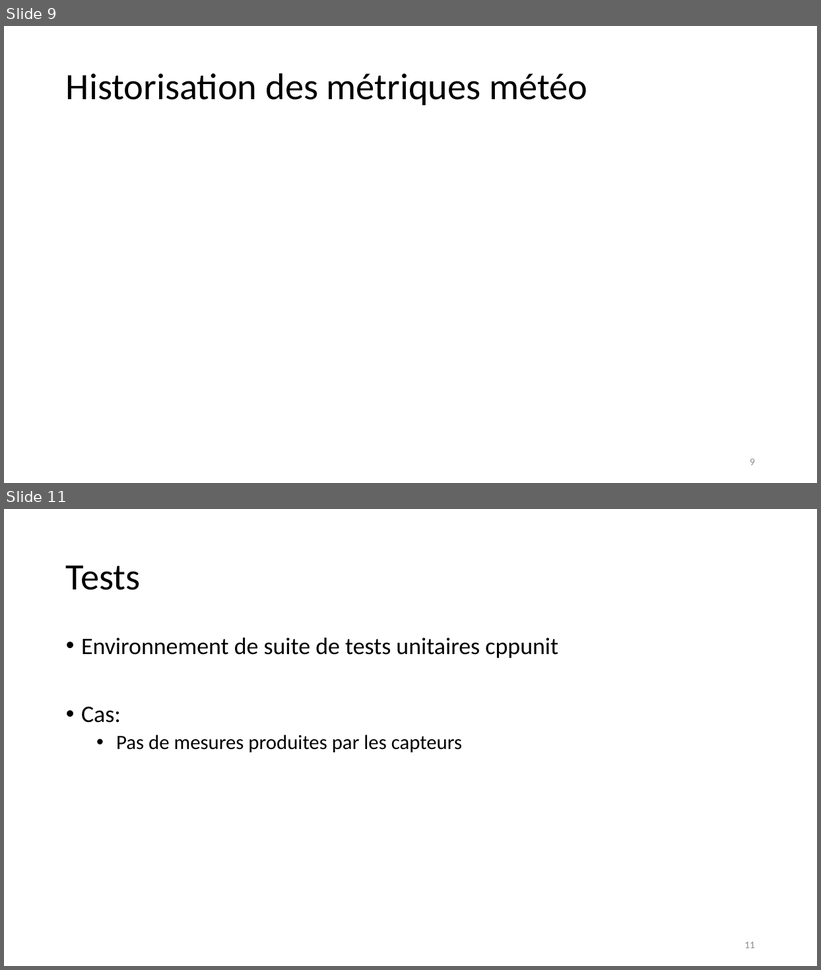
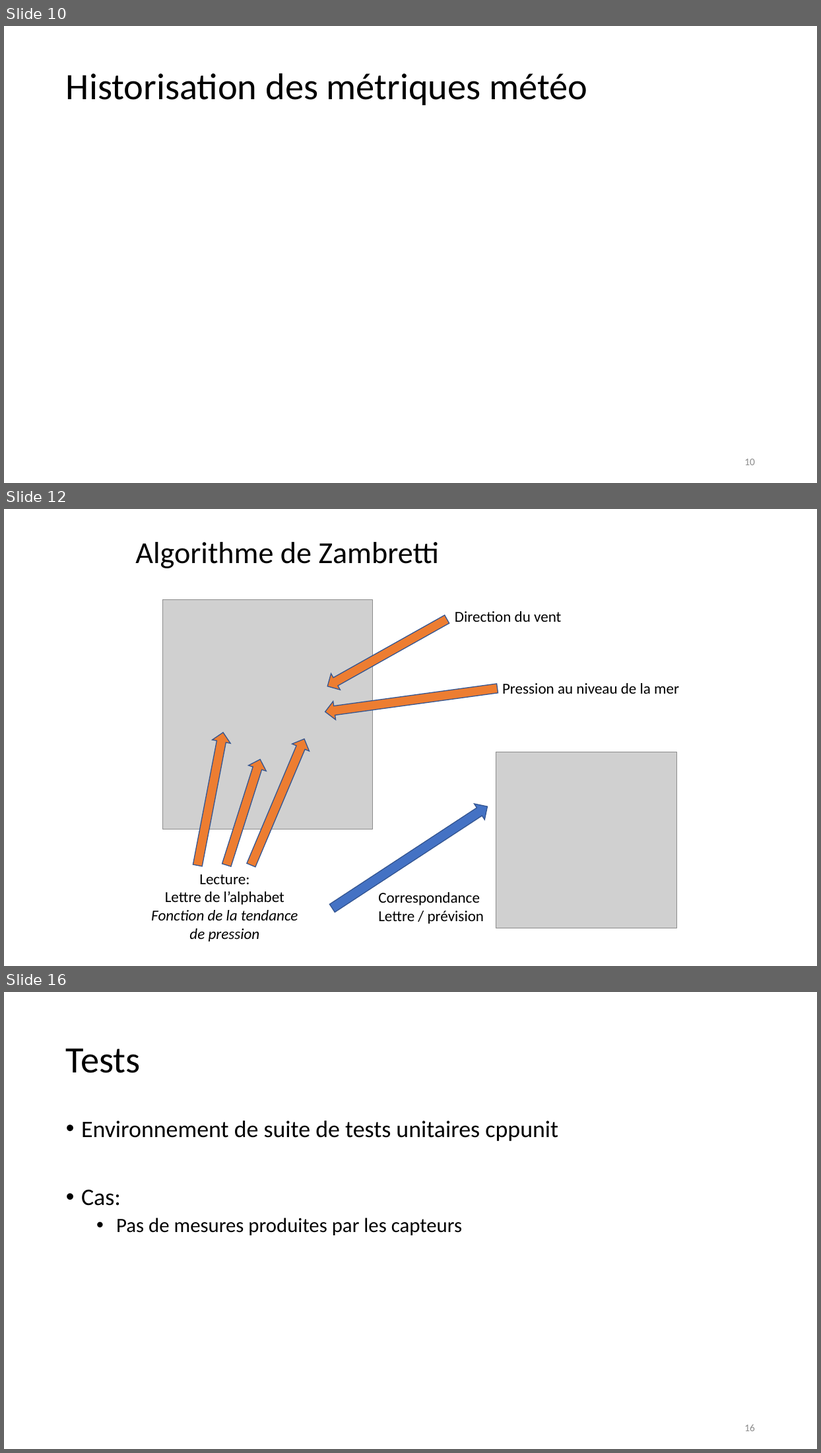
Before and after one commit to jeromelane/WeatherCheckingRpi, a slide deck: weathercheckingrpi/doc/Presentations/projet_meteo_JL_KG_16042019v1.pptx. Shown one above the other, each under a label of ours: slides 9 and 11 before the commit, slides 10, 12 and 16 after it; the slides between them are not shown. The pictures are 821x970 and 821x1453 pixels, drawn with LibreOffice and Linux fonts; fonts in the diff are those of the drawing; grey boxes stand for pictures. Boxes give left, top, right and bottom in pixels: in the first picture for what was removed or moved away, otherwise in the second. Text is boxed around its words. In the diff, an @@ line names an element or a change of style, - is before the commit and + after.

```diff
--- a/weathercheckingrpi/doc/Presentations/projet_meteo_JL_KG_16042019v1.pptx
+++ b/weathercheckingrpi/doc/Presentations/projet_meteo_JL_KG_16042019v1.pptx
@@ slide 12 added at (4,509,817,966), background #FFFFFF @@
@@ title added at (135,542,439,568), 36 pt, text #000000 @@
+Algorithme de Zambretti
@@ picture added at (162,599,372,829) @@
@@ down arrow added at (323,611,452,695), fill #ED7D31, outline #325491 1 pt @@
@@ text added at (455,611,561,622), 18 pt, text #000000 @@
+Direction du vent
@@ down arrow added at (324,679,499,722), fill #ED7D31, outline #325491 1 pt @@
@@ text added at (502,683,679,694), 18 pt, text #000000 @@
+Pression au niveau de la mer
@@ down arrow added at (188,731,232,867), fill #ED7D31, outline #325491 1 pt @@
@@ down arrow added at (243,735,314,869), fill #ED7D31, outline #325491 1 pt @@
@@ down arrow added at (218,757,269,869), fill #ED7D31, outline #325491 1 pt @@
@@ picture added at (496,752,677,928) @@
@@ down arrow added at (327,799,492,917), fill #4472C4, outline #325491 1 pt @@
@@ text added at (151,875,298,942), 18 pt, text #000000, italic @@
+Lecture:
+Lettre de l’alphabet
+Fonction de la tendance
+de pression
@@ text added at (378,892,484,924), 18 pt, text #000000 @@
+Correspondance
+Lettre / prévision
@@ what was slide 9 is now slide 10 @@
@@ page number at (745,459,755,466): text changed @@
-9
+10
@@ what was slide 11 is now slide 16 @@
@@ page number at (745,1424,755,1432): text changed @@
-11
+16
```
Also in this commit, not shown: 3 slides changed, 5 other slides added, 1 slide removed, 20 other files.
